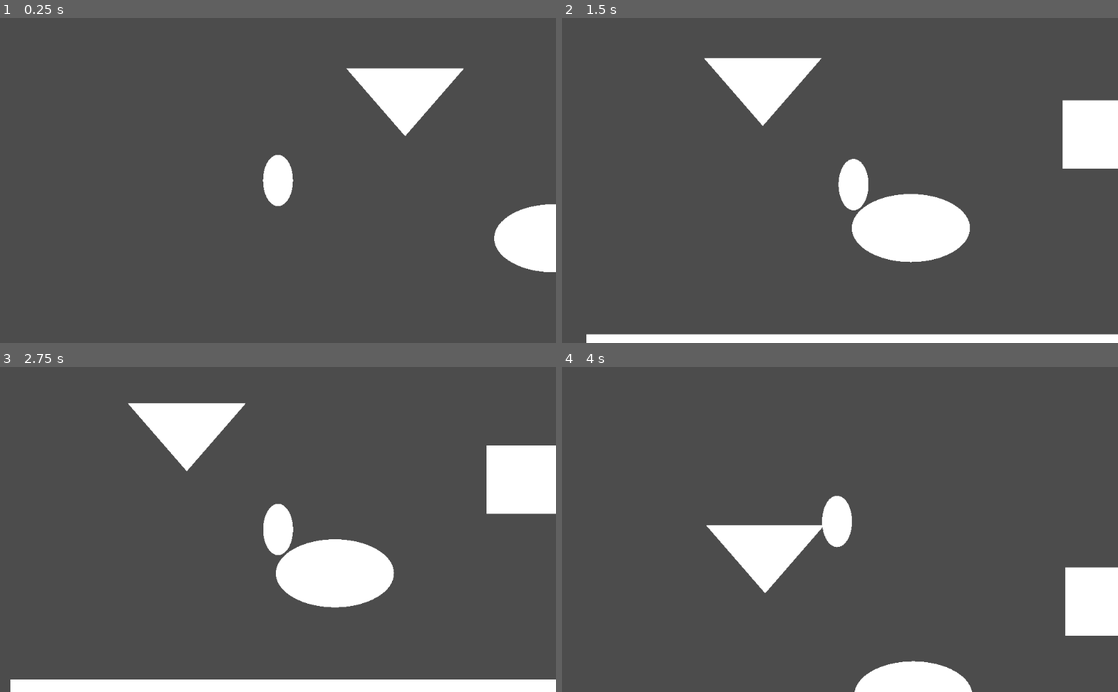
Above: before the commit, frames 1-4 (two rows, left to right).
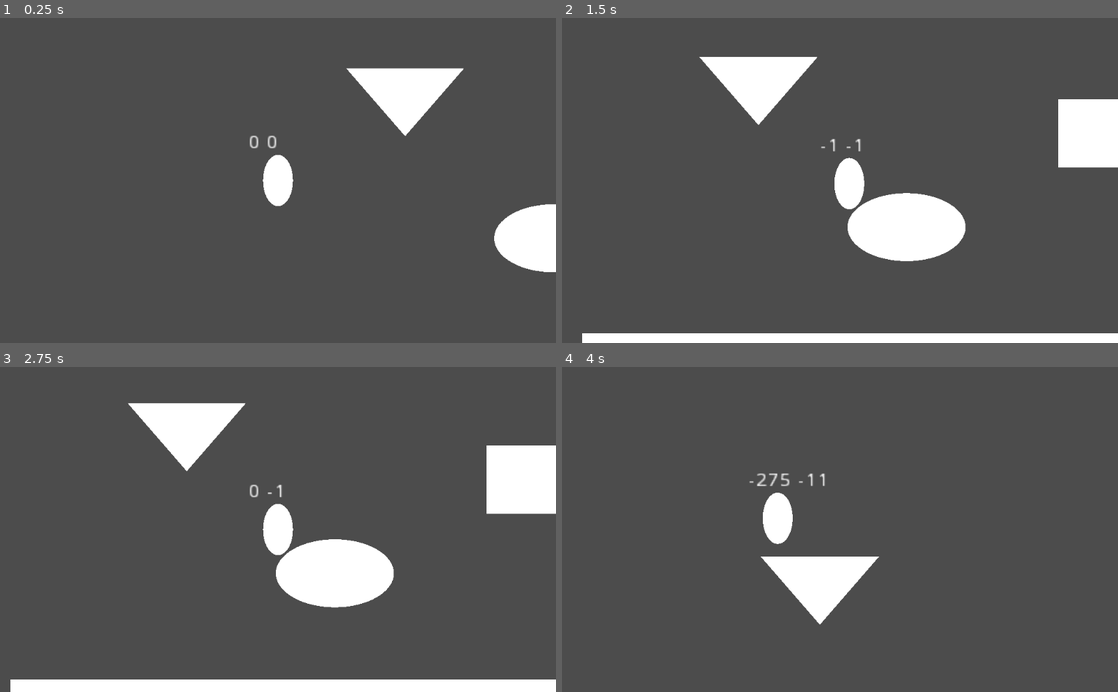
Above: after the commit, the same moments.

Repository: charlestietjen/untitled-mechjam
Game: Godot game, scene res://movementTestScene.tscn
Two runs of this game, one before a commit and one after it. Both use one fixed random seed, a clock stepped at 60 frames per second and the inputs below. The project has no main scene, so this scene is started directly.
Inputs:
- Up to frame 1 (0.25 s): no input
- Up to frame 2 (1.5 s): tap Enter at 0.5 s; hold D (move_right) 0.53-1.28 s; hold Shift (boost) 0.53-1.28 s; hold S (move_down) from 1.28 s (still down); tap Shift (boost) at 1.35 s
- Up to frame 3 (2.75 s): release S (move_down) at 2.03 s; hold D (move_right) from 2.03 s (still down); hold Shift (boost) from 2.03 s (still down)
- Up to frame 4 (4 s): release D (move_right) at 2.78 s; release Shift (boost) at 2.78 s; hold W (move_up) 2.78-3.53 s; tap Shift (boost) at 2.85 s; hold A (move_left) from 3.53 s (still down); hold Shift (boost) from 3.53 s (still down)

The runs differ from the first frame. In frame 1, less than 0.1% of the frame differs, in the area x 44-50%, y 36-41%; in frame 2, 1.9%; in frame 3, less than 0.1%; in frame 4, 8.7%, in the area x 26-100%, y 32-100%.

Commit message:
debug label for velocity monitoring and basic directory structure

Diff:
--- a/PlayerController.gd
+++ b/PlayerController.gd
@@ -5,6 +5,7 @@
 export var acceleration = 0.1
 export var maxSpeed = 60
 export var boostSpeed = 2.5
+export var initialBoost = 10
 export var gravity = 30
 var targetSpeed
 var inputVelocity = Vector2()
@@ -21,10 +22,14 @@
 	inputVelocity.x = Input.get_action_strength("move_right") - Input.get_action_strength("move_left")
 	inputVelocity.y = Input.get_action_strength("move_down") - Input.get_action_strength("move_up")
 	inputVelocity = inputVelocity.normalized()
-	if Input.is_action_pressed("boost"):
+	if Input.is_action_just_pressed("boost"):
+		targetSpeed = maxSpeed * (boostSpeed + initialBoost)
+	elif Input.is_action_pressed("boost"):
 		targetSpeed = maxSpeed * boostSpeed
 	else:
 		targetSpeed = maxSpeed
 	velocity.x = lerp(velocity.x, targetSpeed  * inputVelocity.x, acceleration)
 	velocity.y = lerp(velocity.y, targetSpeed * inputVelocity.y, acceleration)
 	velocity = move_and_slide(velocity, Vector2.UP)
+#	set debug label to display current vectors
+	$debugLabel.text = str(int(velocity.x),' ',int(velocity.y))
--- a/PlayerController.tscn
+++ b/PlayerController.tscn
@@ -16,3 +16,11 @@
 position = Vector2( 4.76837e-07, -9.53674e-07 )
 scale = Vector2( 10, 20 )
 mesh = SubResource( 2 )
+
+[node name="debugLabel" type="Label" parent="."]
+margin_left = -20.0
+margin_top = -36.0
+margin_right = 20.0
+margin_bottom = -22.0
+
+[node name="MeshInstance2D" type="MeshInstance2D" parent="."]
